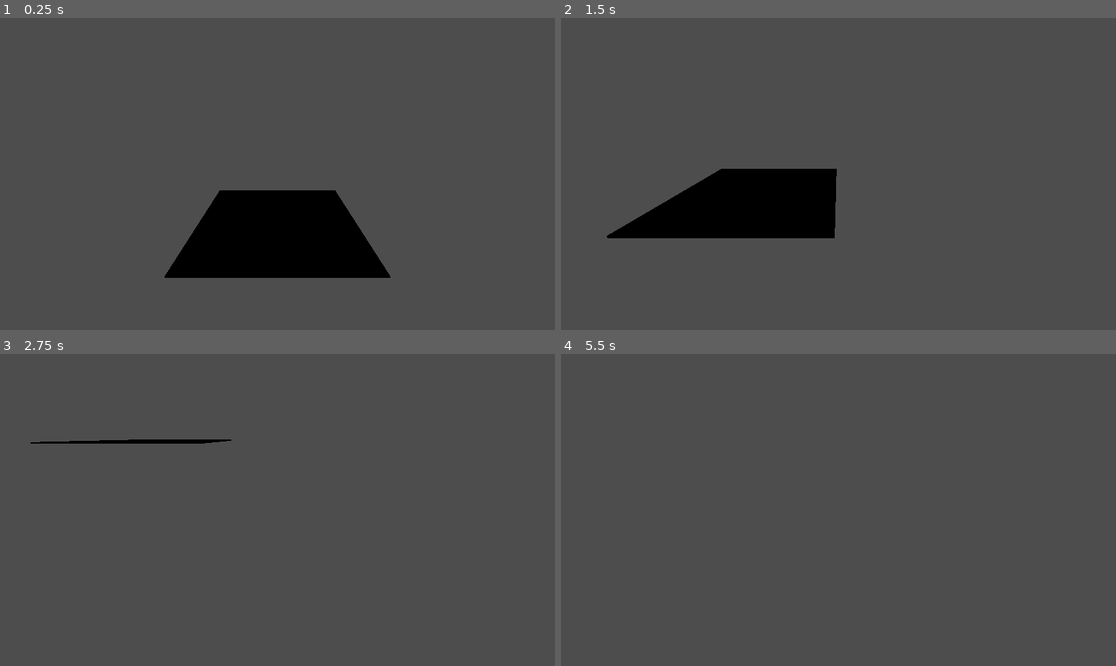
Above: before the commit, frames 1-4 (two rows, left to right).
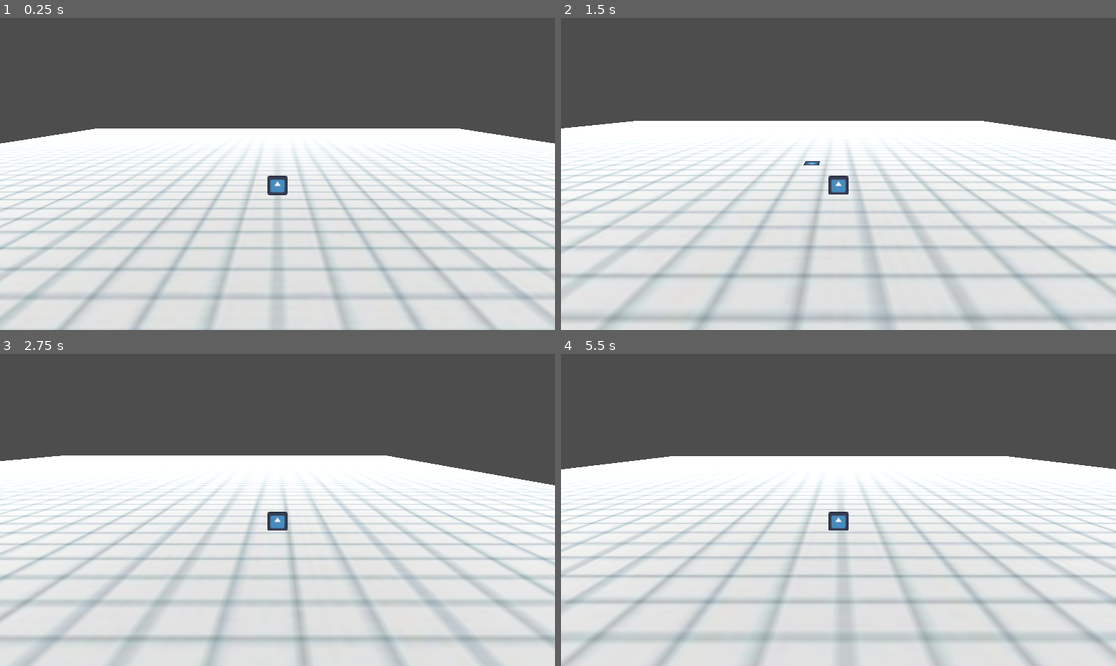
Above: after the commit, the same moments.

Repository: danieltsai-RSheepDV/Sol
Game: Godot game, scene res://Test Scenes/Combat Test.tscn
Two runs of this game, one before a commit and one after it. Both use one fixed random seed, a clock stepped at 60 frames per second and the inputs below. The engine's default icon, where the game draws it, is replaced by a stand-in: a white triangle on a blue panel in a dark square.
Inputs (mouse positions are in pixels of both pictures, inside the frame that each line leads up to):
- Up to frame 1 (0.25 s): no input
- Up to frame 2 (1.5 s): move the mouse to (960, 158) at 0.52 s; hold D (Right) 0.53-1.28 s; click (960, 158) at 0.6 s; tap Space (Dash, bound only after the commit) at 0.8, 1.35 s; move the mouse to (727, 189) at 1.27 s; hold S (Down) from 1.28 s (still down)
- Up to frame 3 (2.75 s): click (166, 525) at 1.55 s; move the mouse to (333, 441) at 2.02 s; release S (Down) at 2.03 s; hold D (Right) from 2.03 s (still down); click (333, 441) at 2.1 s; tap Space (Dash, bound only after the commit) at 2.3 s
- Up to frame 4 (5.5 s): move the mouse to (810, 572) at 2.77 s; release D (Right) at 2.78 s; hold W (Up) 2.78-3.53 s; tap Space (Dash, bound only after the commit) at 2.85, 3.8, 4.35, 5.3 s; click (810, 572) at 3.05 s; move the mouse to (1005, 556) at 3.52 s; hold A (Left) 3.53-5.03 s; click (1005, 556) at 3.6 s; move the mouse to (672, 463) at 4.27 s; click (672, 463) at 4.55 s; move the mouse to (866, 510) at 5.02 s; hold S (Down) from 5.03 s (still down); click (866, 510) at 5.1 s

The runs differ from the first frame. In frame 1, 64% of the frame differs, in the area x 0-100%, y 35-100%; in frame 2, 66%; in frame 3, 66%; in frame 4, 66%, in the area x 0-100%, y 32-100%.

Commit message:
Start attacks

Diff:
--- /dev/null
+++ b/Player/PlayerController.gd
@@ -0,0 +1,98 @@
+extends CharacterBody3D
+
+const SMALL_NUMBER = 0.1
+var gravity = ProjectSettings.get_setting("physics/3d/default_gravity")
+
+const speed = 8.0
+const accel = 16
+const decel = 16
+const velPower = 1
+
+# Internal Variables
+var targetVelocity = Vector3(0, 0, 0)
+var facingDirection = Vector3(1, 0, 0)
+
+func _ready():
+	loadScythe(basicScytheAttributes)
+
+func _input(event):
+	# Attack input
+	if Input.is_action_just_pressed("Attack"):
+		attempt_attack()
+	# Get movement input
+	var input_dir = Input.get_vector("Left", "Right", "Up", "Down")
+	var direction = (transform.basis * Vector3(input_dir.x, 0, input_dir.y)).normalized()
+	if direction:
+		targetVelocity = direction * speed
+		facingDirection = direction
+	else:
+		targetVelocity = Vector3.ZERO
+
+func _physics_process(delta):
+	# Add the gravity.
+	if not is_on_floor():
+		velocity.y -= gravity * delta
+
+	# Update Velocity
+	var xDif = targetVelocity.x - velocity.x
+	var xAccel = accel if (abs(velocity.x) > SMALL_NUMBER) else decel
+	velocity.x += delta * pow(abs(xDif) * xAccel, velPower) * sign(xDif)
+
+	var zDif = targetVelocity.z - velocity.z
+	var zAccel = accel if (abs(velocity.z) > SMALL_NUMBER) else decel
+	velocity.z += delta * pow(abs(zDif) * zAccel, velPower) * sign(zDif)
+
+	if Input.is_action_just_pressed("Dash"):
+		velocity = targetVelocity.normalized() * 50
+
+	# Attack Timer
+	attack_timer -= delta
+	var curAtk = getCurrentAttack()
+	if(curAtk and curAtk._isCompleted()):
+		curAtk.remove()
+		combo_count = -1
+		attack_timer = attack_delay
+
+	move_and_slide()
+
+# Attack
+@onready var basicScytheAttributes = load("res://Player/Weapons/Basic/BasicScytheAttributes.tres")
+
+var attackObjs = []
+
+var combo_count = -1
+const attack_delay = 0.2
+var attack_timer = 0
+
+func loadScythe(attr: ScytheAttributes):
+	for scn in attr.attacks:
+		attackObjs.append(scn.instantiate())
+
+func attempt_attack():
+	if(!getCurrentAttack()):
+		if(attack_timer > 0):
+			return
+
+		combo_count = 0
+
+		var curAtk = getCurrentAttack()
+		curAtk.init(self)
+		curAtk.position = position
+		owner.add_child(curAtk)
+	else:
+		var curAtk = getCurrentAttack()
+		if(curAtk._isComboReady()):
+			curAtk.remove()
+
+			combo_count += 1
+
+			curAtk = getCurrentAttack()
+			curAtk.init(self)
+			curAtk.position = position
+			owner.add_child(curAtk)
+
+func getCurrentAttack():
+	if(combo_count >= 0):
+		return attackObjs[combo_count]
+	else:
+		return false
--- /dev/null
+++ b/Player/Weapons/Attack.gd
@@ -0,0 +1,17 @@
+extends Node3D
+class_name Attack
+
+@export var attackLength: float
+
+func remove():
+	get_parent().remove_child(self)
+
+func isActive():
+	return true if get_parent() else false
+
+func _isCompleted():
+	print(self.get_name() + "Didn't implement isCompleted!!")
+
+
+func _isComboReady():
+	print(self.get_name() + "Didn't implement isComboReady!!")
--- /dev/null
+++ b/Player/Weapons/Basic/BasicScytheAttributes.tres
@@ -0,0 +1,10 @@
+[gd_resource type="Resource" script_class="ScytheAttributes" load_steps=5 format=3 uid="uid://d1la3nc2awyi7"]
+
+[ext_resource type="PackedScene" uid="uid://ftv257bol08b" path="res://Player/Weapons/Basic/BasicScytheSwing.tscn" id="1_e682n"]
+[ext_resource type="PackedScene" uid="uid://ddlalk7uabsni" path="res://Player/Weapons/Basic/BasicScytheSwingReverse.tscn" id="2_8rfa8"]
+[ext_resource type="PackedScene" uid="uid://338eojugcih8" path="res://Player/Weapons/Basic/BasicScytheProjectile.tscn" id="3_adghq"]
+[ext_resource type="Script" path="res://Player/Weapons/scythe_attributes.gd" id="4_5soqp"]
+
+[resource]
+script = ExtResource("4_5soqp")
+attacks = Array[PackedScene]([ExtResource("1_e682n"), ExtResource("2_8rfa8"), ExtResource("3_adghq")])
--- /dev/null
+++ b/Player/Weapons/Basic/BasicScytheProjectile.tscn
@@ -0,0 +1,13 @@
+[gd_scene load_steps=3 format=3 uid="uid://338eojugcih8"]
+
+[ext_resource type="Script" path="res://Player/Weapons/Basic/BasicScytheToss.gd" id="1_i3r8q"]
+[ext_resource type="Texture2D" uid="uid://clax1mb25j4l5" path="res://icon.svg" id="2_0qxr6"]
+
+[node name="Scythe" type="Node3D"]
+script = ExtResource("1_i3r8q")
+
+[node name="Sprite3D" type="Sprite3D" parent="."]
+transform = Transform3D(1, 0, 0, 0, -4.37114e-08, -1, 0, 1, -4.37114e-08, 0, 0, 0)
+cast_shadow = 0
+alpha_cut = 2
+texture = ExtResource("2_0qxr6")
--- /dev/null
+++ b/Player/Weapons/Basic/BasicScytheSwing.gd
@@ -0,0 +1,39 @@
+extends Attack
+
+@export var swingDistance = 1.5
+@export var swingWidth = 2
+@export var swingDepth = 2
+@export var reversed = false
+
+var player
+var timeIncrement
+var revMult = 1
+
+var t
+var dir
+
+
+func init(p):
+	player = p
+	revMult = -1 if reversed else 1
+	timeIncrement = 0.5 * (1/attackLength)
+
+	t = 0
+	dir = player.facingDirection
+
+# Called every frame. 'delta' is the elapsed time since the previous frame.
+func _process(delta):
+	if(t < 0.6):
+		var t0 = (ease(t, 0.1) - 0.5) * PI/2
+
+		var localPos = Vector3(swingWidth * sin(t0 * revMult), 0, swingDepth * (cos(t0) - 0.707106781187) + swingDistance)
+		localPos = localPos.rotated(Vector3.UP, Vector3.BACK.signed_angle_to(dir, Vector3.UP))
+		position = player.position + localPos
+
+		t += delta * timeIncrement
+
+func _isCompleted():
+	return t > 0.6
+
+func _isComboReady():
+	return t > 0.3
--- /dev/null
+++ b/Player/Weapons/Basic/BasicScytheSwing.tscn
@@ -0,0 +1,14 @@
+[gd_scene load_steps=3 format=3 uid="uid://ftv257bol08b"]
+
+[ext_resource type="Script" path="res://Player/Weapons/Basic/BasicScytheSwing.gd" id="1_0igqm"]
+[ext_resource type="Texture2D" uid="uid://clax1mb25j4l5" path="res://icon.svg" id="2_vpm0o"]
+
+[node name="Scythe" type="Node3D"]
+script = ExtResource("1_0igqm")
+attackLength = 0.25
+
+[node name="Sprite3D" type="Sprite3D" parent="."]
+transform = Transform3D(1, 0, 0, 0, -4.37114e-08, -1, 0, 1, -4.37114e-08, 0, 0, 0)
+cast_shadow = 0
+alpha_cut = 2
+texture = ExtResource("2_vpm0o")
--- /dev/null
+++ b/Player/Weapons/Basic/BasicScytheSwingReverse.tscn
@@ -0,0 +1,15 @@
+[gd_scene load_steps=3 format=3 uid="uid://ddlalk7uabsni"]
+
+[ext_resource type="Script" path="res://Player/Weapons/Basic/BasicScytheSwing.gd" id="1_jxcin"]
+[ext_resource type="Texture2D" uid="uid://clax1mb25j4l5" path="res://icon.svg" id="2_tg416"]
+
+[node name="Scythe" type="Node3D"]
+script = ExtResource("1_jxcin")
+reversed = true
+attackLength = 0.25
+
+[node name="Sprite3D" type="Sprite3D" parent="."]
+transform = Transform3D(1, 0, 0, 0, -4.37114e-08, -1, 0, 1, -4.37114e-08, 0, 0, 0)
+cast_shadow = 0
+alpha_cut = 2
+texture = ExtResource("2_tg416")
--- /dev/null
+++ b/Player/Weapons/Basic/BasicScytheToss.gd
@@ -0,0 +1,43 @@
+extends Attack
+
+@export var speed = 40
+@export var maxDistance = 4
+
+var deceleration
+var player
+
+var completed = false
+var curSpeed
+var direction
+
+func init(p):
+	player = p
+	deceleration = (speed * speed) / (2 * maxDistance)
+
+	direction = player.facingDirection
+	direction.y = 0
+	direction = direction.normalized()
+
+	curSpeed = speed + player.velocity.length()
+	completed = false
+
+# Called every frame. 'delta' is the elapsed time since the previous frame.
+func _process(delta):
+	if completed:
+		return
+
+	position += direction * (delta * curSpeed)
+	curSpeed -= deceleration * delta
+
+	if(curSpeed < 0):
+		direction = (position - player.position)
+		direction = direction.normalized()
+
+		if(position.distance_to(player.position) < 0.1):
+			completed = true
+
+func _isCompleted():
+	return completed
+
+func _isComboReady():
+	return false
--- /dev/null
+++ b/Player/Weapons/scythe_attributes.gd
@@ -0,0 +1,11 @@
+extends Resource
+class_name ScytheAttributes
+
+@export var attacks:Array[PackedScene]
+
+class AttackInfo:
+	var scene: PackedScene
+	var attackLength: float
+
+func numAttacks() -> int:
+	return attacks.size()
--- a/Test Scenes/Combat Test.tscn
+++ b/Test Scenes/Combat Test.tscn
@@ -1,42 +1,52 @@
-[gd_scene load_steps=5 format=3 uid="uid://bqsroe50yh8n3"]
+[gd_scene load_steps=7 format=3 uid="uid://bqsroe50yh8n3"]
 
 [ext_resource type="Texture2D" uid="uid://clax1mb25j4l5" path="res://icon.svg" id="1_cgngt"]
-[ext_resource type="Script" path="res://Test Scenes/PlayerController.gd" id="1_qok2m"]
+[ext_resource type="Script" path="res://Player/PlayerController.gd" id="1_qok2m"]
+[ext_resource type="Texture2D" uid="uid://6rbsr6vapf40" path="res://Test Scenes/360_F_442587657_K24dNb1n25pyFvVHPCmwqkgdz3UjpMUJ.jpg" id="3_r12wk"]
 
 [sub_resource type="BoxShape3D" id="BoxShape3D_t5mhs"]
 size = Vector3(1.3, 1.24819, 0.1)
 
 [sub_resource type="BoxShape3D" id="BoxShape3D_8tgxs"]
-size = Vector3(10, 0.1, 10)
+size = Vector3(100, 0.1, 100)
+
+[sub_resource type="StandardMaterial3D" id="StandardMaterial3D_fknm2"]
+albedo_texture = ExtResource("3_r12wk")
 
 [node name="CombatTest" type="Node3D"]
 
-[node name="CharacterBody3D" type="CharacterBody3D" parent="."]
+[node name="Player" type="CharacterBody3D" parent="."]
 transform = Transform3D(1, 0, 0, 0, 1, 0, 0, 0, 1, 0, 1.49839, 0)
-visible = false
 script = ExtResource("1_qok2m")
 
-[node name="CollisionShape3D" type="CollisionShape3D" parent="CharacterBody3D"]
+[node name="CollisionShape3D" type="CollisionShape3D" parent="Player"]
 transform = Transform3D(1, 0, 0, 0, 1, 0, 0, 0, 1, 0, 0.0259032, 0)
 shape = SubResource("BoxShape3D_t5mhs")
 
-[node name="Sprite3D" type="Sprite3D" parent="CharacterBody3D"]
+[node name="Sprite3D" type="Sprite3D" parent="Player"]
+cast_shadow = 0
+alpha_cut = 2
 texture = ExtResource("1_cgngt")
 
-[node name="Cam" type="Node3D" parent="CharacterBody3D"]
+[node name="Cam" type="Node3D" parent="Player"]
 transform = Transform3D(1, -4.75484e-16, 3.24962e-16, 3.24962e-16, 0.931691, 0.363251, -4.75484e-16, -0.363251, 0.931691, 0, 0, 0)
 
-[node name="Camera3D" type="Camera3D" parent="CharacterBody3D/Cam"]
+[node name="Camera3D" type="Camera3D" parent="Player/Cam"]
 transform = Transform3D(1, -3.30533e-16, 3.48309e-16, 3.48309e-16, 0.99863, -0.052336, -3.30533e-16, 0.052336, 0.99863, 2.08165e-12, 2.08165e-12, 13.89)
 fov = 70.0
 
-[node name="StaticBody3D" type="StaticBody3D" parent="."]
+[node name="Floor" type="StaticBody3D" parent="."]
 transform = Transform3D(1, 0, 0, 0, 1, 0, 0, 0, 1, 0, -1.23112, 0)
 metadata/_edit_group_ = true
 
-[node name="CollisionShape3D" type="CollisionShape3D" parent="StaticBody3D"]
+[node name="CollisionShape3D" type="CollisionShape3D" parent="Floor"]
 transform = Transform3D(1, 0, 0, 0, 1, 0, 0, 0, 1, 2.08165e-12, 2.08165e-12, 2.08165e-12)
 shape = SubResource("BoxShape3D_8tgxs")
 
-[node name="CSGBox3D" type="CSGBox3D" parent="StaticBody3D"]
-size = Vector3(10, 0.1, 10)
+[node name="CSGBox3D" type="CSGBox3D" parent="Floor"]
+size = Vector3(100, 0.1, 100)
+material = SubResource("StandardMaterial3D_fknm2")
+
+[node name="DirectionalLight3D" type="DirectionalLight3D" parent="."]
+transform = Transform3D(1, 0, 0, 0, 0.664878, 0.746952, 0, -0.746952, 0.664878, -3.90758, 2.94059, 6.078)
+shadow_enabled = true
--- a/Test Scenes/PlayerController.gd
+++ /dev/null
@@ -1,39 +0,0 @@
-extends CharacterBody3D
-
-const SMALL_NUMBER = 0.1
-
-const speed = 8.0
-const accel = 4
-const decel = 4
-const velPower = 1
-
-# Get the gravity from the project settings to be synced with RigidBody nodes.
-var gravity = ProjectSettings.get_setting("physics/3d/default_gravity")
-
-# Internal Variables
-var targetVelocity = Vector3(0, 0, 0)
-
-func _process(delta):
-	# Get movement input
-	var input_dir = Input.get_vector("Left", "Right", "Up", "Down")
-	var direction = (transform.basis * Vector3(input_dir.x, 0, input_dir.y)).normalized()
-	if direction:
-		targetVelocity = direction * speed
-	else:
-		targetVelocity = Vector3.ZERO
-
-func _physics_process(delta):
-	# Add the gravity.
-	if not is_on_floor():
-		velocity.y -= gravity * delta
-
-	# Update Velocity
-	var xDif = targetVelocity.x - velocity.x
-	var xAccel = accel if (abs(velocity.x) > SMALL_NUMBER) else decel
-	velocity.x += delta * pow(abs(xDif) * xAccel, velPower) * sign(xDif)
-
-	var zDif = targetVelocity.z - velocity.z
-	var zAccel = accel if (abs(velocity.z) > SMALL_NUMBER) else decel
-	velocity.z += delta * pow(abs(zDif) * zAccel, velPower) * sign(zDif)
-
-	move_and_slide()
--- a/project.godot
+++ b/project.godot
@@ -15,6 +15,10 @@
 config/features=PackedStringArray("4.2", "Forward Plus")
 config/icon="res://icon.svg"
 
+[display]
+
+window/vsync/vsync_mode=0
+
 [dotnet]
 
 project/assembly_name="Sol-s Delivery"
@@ -23,7 +27,7 @@
 
 Up={
 "deadzone": 0.2,
-"events": [Object(InputEventKey,"resource_local_to_scene":false,"resource_name":"","device":-1,"window_id":0,"alt_pressed":false,"shift_pressed":false,"ctrl_pressed":false,"meta_pressed":false,"pressed":false,"keycode":0,"physical_keycode":87,"key_label":0,"unicode":119,"echo":false,"script":null)
+"events": [Object(InputEventKey,"resource_local_to_scene":false,"resource_name":"","device":-1,"window_id":0,"alt_pressed":false,"shift_pressed":false,"ctrl_pressed":false,"meta_pressed":false,"pressed":false,"keycode":87,"physical_keycode":87,"key_label":87,"unicode":119,"echo":false,"script":null)
 ]
 }
 Down={
@@ -41,3 +45,13 @@
 "events": [Object(InputEventKey,"resource_local_to_scene":false,"resource_name":"","device":-1,"window_id":0,"alt_pressed":false,"shift_pressed":false,"ctrl_pressed":false,"meta_pressed":false,"pressed":false,"keycode":0,"physical_keycode":68,"key_label":0,"unicode":100,"echo":false,"script":null)
 ]
 }
+Dash={
+"deadzone": 0.2,
+"events": [Object(InputEventKey,"resource_local_to_scene":false,"resource_name":"","device":-1,"window_id":0,"alt_pressed":false,"shift_pressed":false,"ctrl_pressed":false,"meta_pressed":false,"pressed":false,"keycode":0,"physical_keycode":32,"key_label":0,"unicode":32,"echo":false,"script":null)
+]
+}
+Attack={
+"deadzone": 0.5,
+"events": [Object(InputEventMouseButton,"resource_local_to_scene":false,"resource_name":"","device":-1,"window_id":0,"alt_pressed":false,"shift_pressed":false,"ctrl_pressed":false,"meta_pressed":false,"button_mask":1,"position":Vector2(280, 14),"global_position":Vector2(284, 55),"factor":1.0,"button_index":1,"canceled":false,"pressed":true,"double_click":false,"script":null)
+]
+}
Binary file added: Test Scenes/360_F_442587657_K24dNb1n25pyFvVHPCmwqkgdz3UjpMUJ.jpg
Not shown, added: Test Scenes/360_F_442587657_K24dNb1n25pyFvVHPCmwqkgdz3UjpMUJ.jpg.import
Not shown, added: Builds/Sol's Delivery.console.exe
Not shown, added: Builds/Sol's Delivery.exe
Not shown, added: Builds/Sol's Delivery.pck
